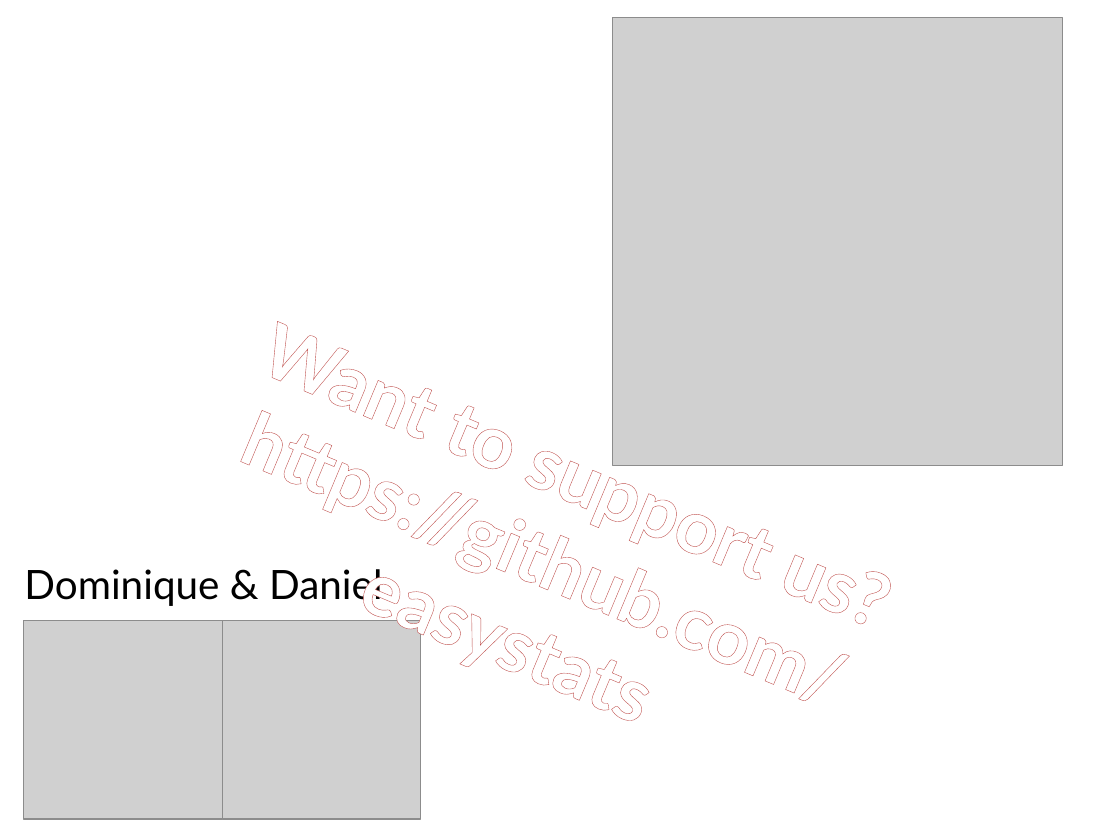
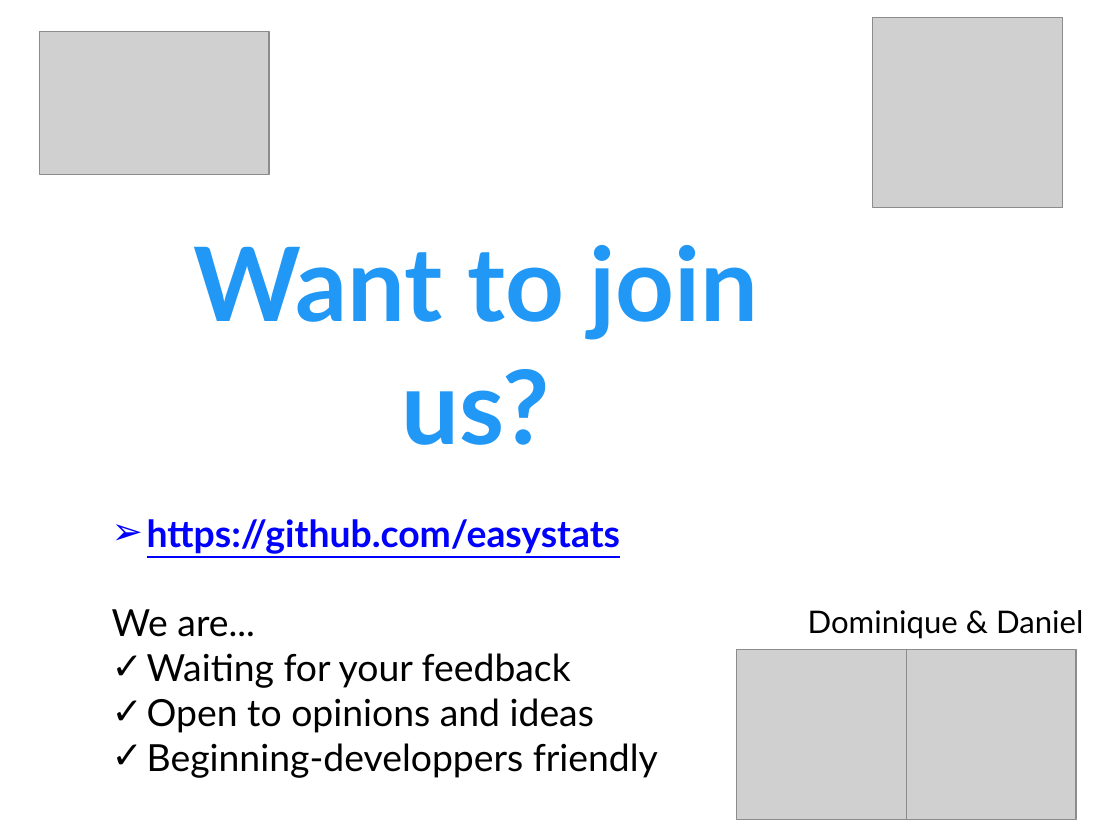
Before and after one commit to easystats/easystats, a slide deck: slide 20 of presentations/2019-02_Hamburg_RUG/1902 Hamburg RUG easystats.pptx. Drawn at 1120x840 pixels with LibreOffice and Linux fonts; fonts in the diff are those of the drawing; grey boxes stand for pictures. Boxes give left, top, right and bottom in pixels: in the first picture for what was removed or moved away, otherwise in the second. Text is boxed around its words. In the diff, an @@ line names an element or a change of style, - is before the commit and + after.

Commit message:
Remastered the last slide
Emphasising the call for people :)

```diff
--- a/presentations/2019-02_Hamburg_RUG/1902 Hamburg RUG easystats.pptx
+++ b/presentations/2019-02_Hamburg_RUG/1902 Hamburg RUG easystats.pptx
@@ picture removed at (613,18,1063,465) @@
@@ picture added at (872,18,1063,207) @@
@@ picture added at (39,32,269,175) @@
@@ text "Want to join us?": place and size @@
-text "Want to join us?" at (81,241,1039,789)
+text "Want to join us?" at (112,245,758,778)
@@ text "Want to join us?" at (112,245,758,778): rotation 22 to 0 degrees @@
@@ text at (193,245,758,445): text changed; size 48 to 66 pt; text colour #FFFFFF to #2198F6 @@
-Want to support us?
+Want to join us?
@@ text at (147,519,620,554): size 48 to 24 pt, text colour #FFFFFF to #0000FF, letter outline #C0504D 0.52 pt to none, underline on in "https://github.com/easystats"; alignment centre to left; bullet none to ➢ @@
@@ text "Dominique & Daniel": place and size @@
-text "Dominique & Daniel" at (24,569,383,608)
+text "Dominique & Daniel" at (808,610,1083,638)
@@ text "Dominique & Daniel" at (808,610,1083,638): size 26 to 20 pt; less space between paragraphs @@
@@ picture removed at (24,620,222,819) @@
@@ text at (112,609,658,778): paragraphs added @@
+We are...
+✓ Waiting for your feedback
+✓ Open to opinions and ideas
+✓ Beginning-developpers friendly
@@ picture added at (736,650,906,820) @@
@@ picture: place and size @@
-picture at (222,620,420,819)
+picture at (906,650,1076,820)
```
Also in this commit, not shown: 1 other file.
